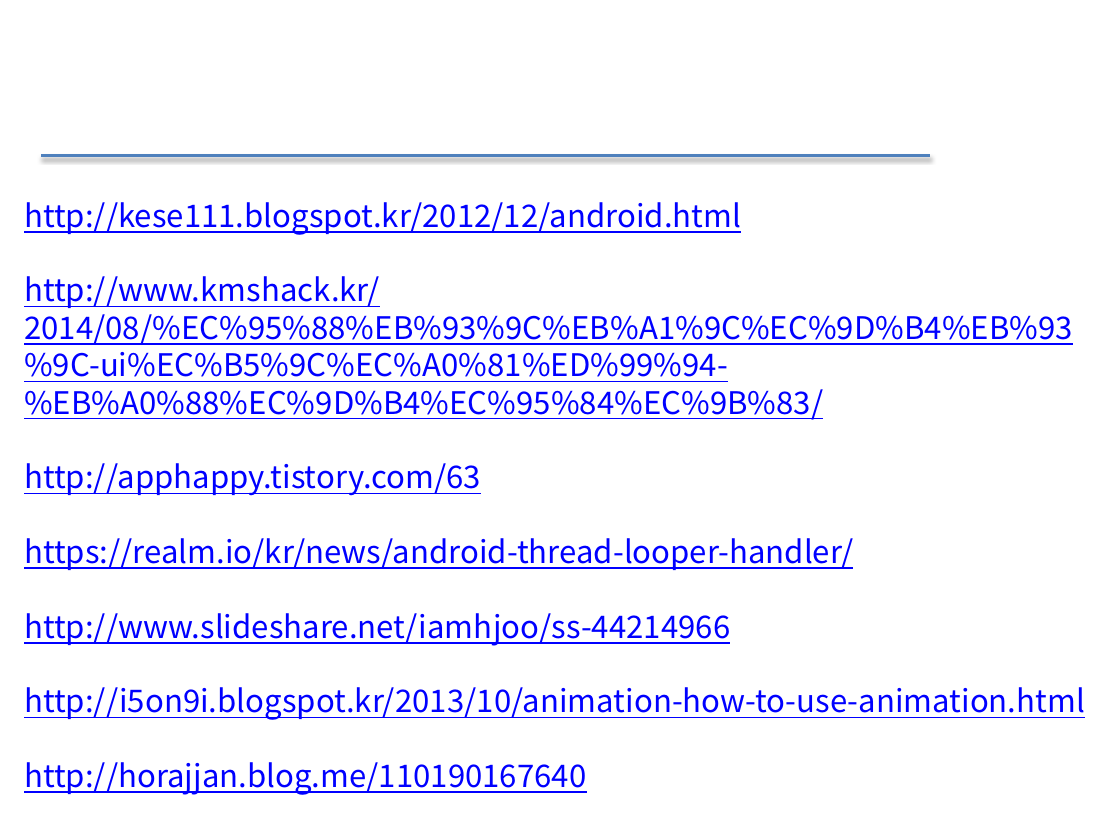
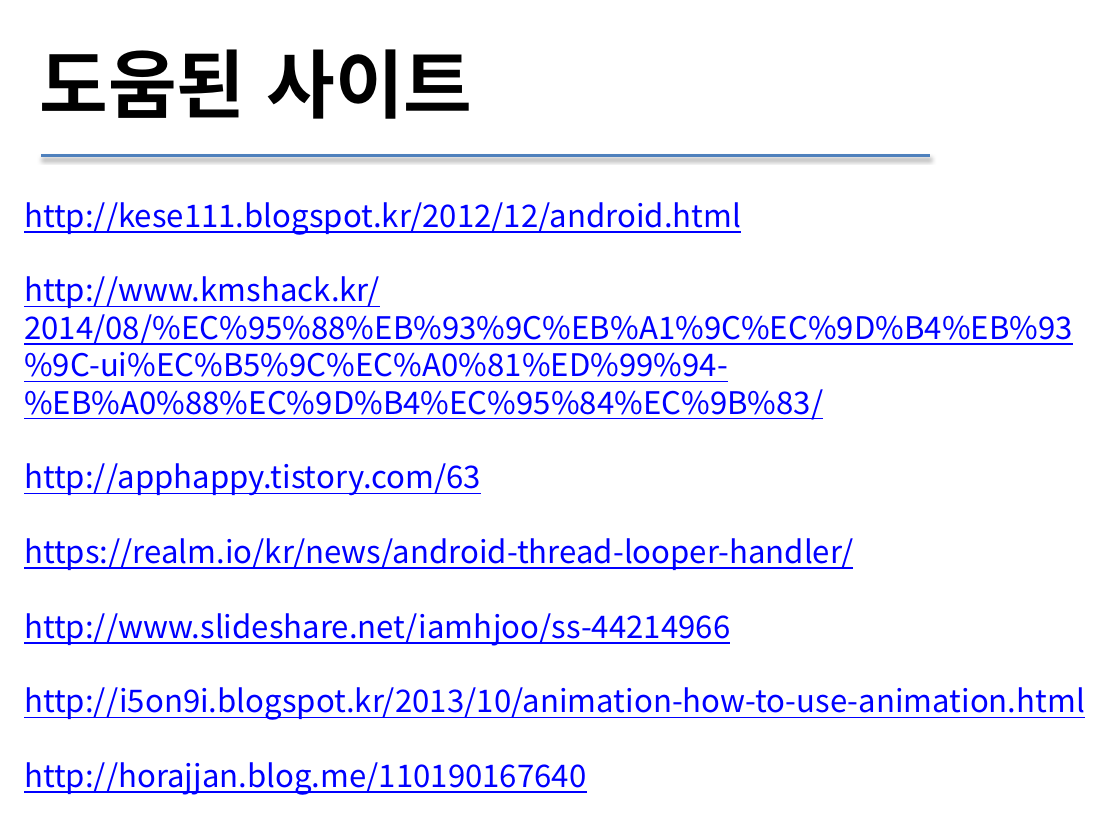
Before and after one commit to sc545/Beacon, a slide deck: slide 20 of 안드로이드 UI.pptx (slide 31 before the commit). Drawn at 1120x840 pixels with LibreOffice and Linux fonts; fonts in the diff are those of the drawing. Boxes give left, top, right and bottom in pixels: in the first picture for what was removed or moved away, otherwise in the second. Text is boxed around its words. In the diff, an @@ line names an element or a change of style, - is before the commit and + after.

```diff
--- a/안드로이드 UI.pptx
+++ b/안드로이드 UI.pptx
@@ text added at (x1=40, y1=49, x2=472, y2=119), 48 pt, text #000000, bold @@
+도움된 사이트
```
Also in this commit, not shown: 7 other slides changed, 6 slides added, 17 slides removed, 17 other files.
